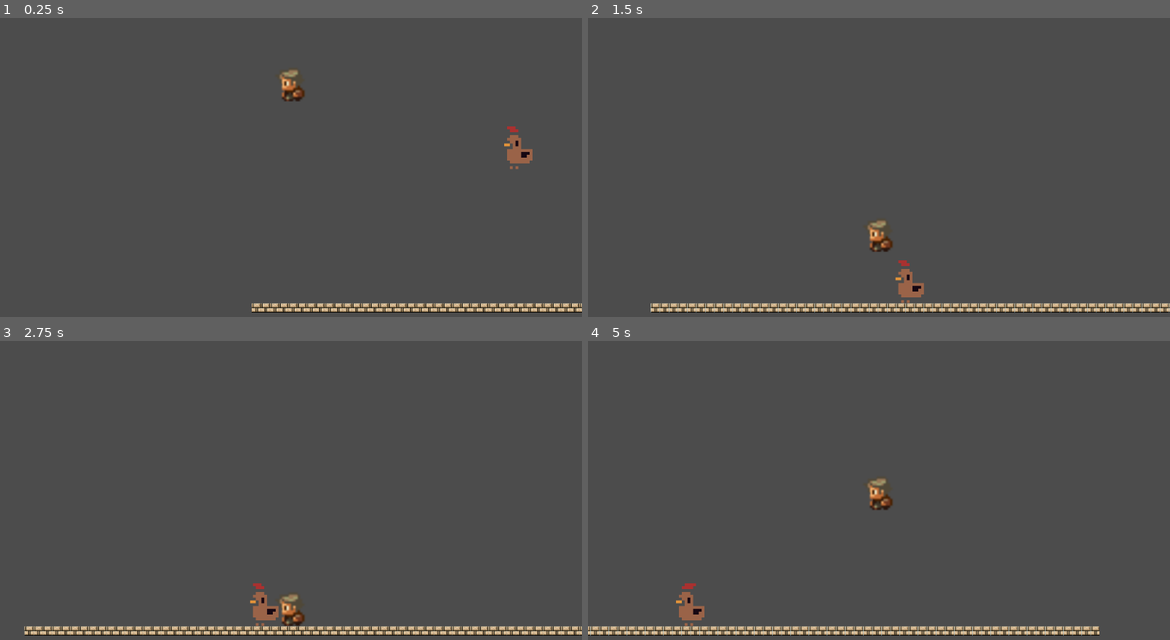
Above: before the commit, frames 1-4 (two rows, left to right).
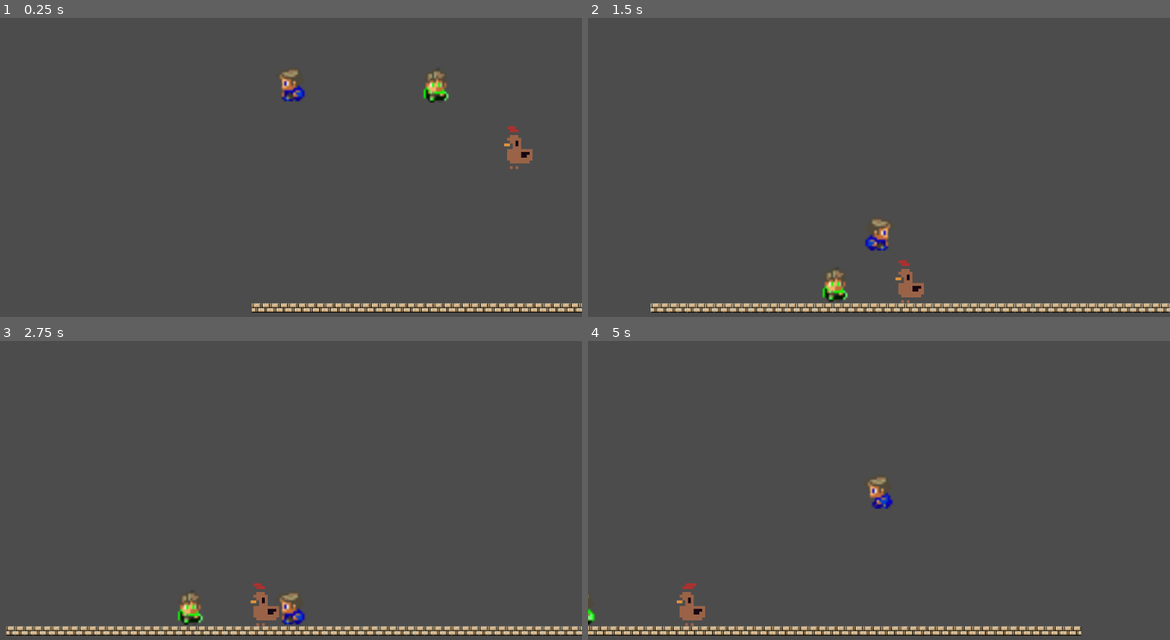
Above: after the commit, the same moments.

Repository: Draikon/TheLittleTechniker
Game: Godot game, scene res://Game.tscn
The game is run twice, just before and just after one commit, with the same random seed, the same clock (stepped at 60 frames per second) and the same inputs.
Inputs:
- Up to frame 1 (0.25 s): no input
- Up to frame 2 (1.5 s): hold Right (ui_right) from 0.53 s (still down); tap Space (ui_select) at 0.77 s
- Up to frame 3 (2.75 s): tap Space (ui_select) at 1.52 s; release Right (ui_right) at 2.03 s; hold Left (ui_left) from 2.03 s (still down)
- Up to frame 4 (5 s): release Left (ui_left) at 2.78 s; hold Right (ui_right) 2.78-4.28 s; tap Space (ui_select) at 3.02, 3.77, 4.52 s; hold Left (ui_left) from 4.28 s (still down)

The runs differ from the first frame. In frame 1, 0.5% of the frame differs, in the area x 48-78%, y 17-29%; in frame 2, 0.7%; in frame 3, 1.5%, in the area x 1-100%, y 81-99%; in frame 4, 1.3%.

Commit message:
blue technican and added BarmerBoy

Diff:
--- /dev/null
+++ b/BarmerBoy.gd
@@ -0,0 +1,41 @@
+extends KinematicBody2D
+
+var gravity = 500
+
+var velocity = Vector2()
+var direction = -1
+
+
+# Declare member variables here. Examples:
+# var a = 2
+# var b = "text"
+
+
+# Called when the node enters the scene tree for the first time.
+func _ready():
+	pass # Replace with function body.
+
+
+# Called every frame. 'delta' is the elapsed time since the previous frame.
+#func _process(delta):
+#	pass
+
+func _physics_process(delta):
+	velocity.y += gravity * delta
+	velocity.x = 0
+
+	if is_on_wall():
+		direction = direction * -1
+		$AnimatedSprite.flip_h = not $AnimatedSprite.flip_h
+
+	if $AnimatedSprite.animation == 'move' and is_on_floor():
+		velocity.x += direction * 2000 * delta
+
+	velocity = move_and_slide(velocity, Vector2(0, -1))
+
+
+func _on_BehaviorTimer_timeout():
+	if $AnimatedSprite.animation == 'idle':
+		$AnimatedSprite.animation = 'move'
+	elif $AnimatedSprite.animation == 'move':
+		$AnimatedSprite.animation = 'idle'
--- /dev/null
+++ b/BarmerBoy.tscn
@@ -0,0 +1,71 @@
+[gd_scene load_steps=11 format=2]
+
+[ext_resource path="res://BarmerBoy.gd" type="Script" id=1]
+[ext_resource path="res://barmerboy.png" type="Texture" id=2]
+
+[sub_resource type="AtlasTexture" id=9]
+flags = 4
+atlas = ExtResource( 2 )
+region = Rect2( 0, 32, 16, 16 )
+
+[sub_resource type="AtlasTexture" id=10]
+flags = 4
+atlas = ExtResource( 2 )
+region = Rect2( 16, 32, 16, 16 )
+
+[sub_resource type="AtlasTexture" id=11]
+flags = 4
+atlas = ExtResource( 2 )
+region = Rect2( 32, 32, 16, 16 )
+
+[sub_resource type="AtlasTexture" id=4]
+flags = 4
+atlas = ExtResource( 2 )
+region = Rect2( 0, 0, 16, 16 )
+
+[sub_resource type="AtlasTexture" id=5]
+flags = 4
+atlas = ExtResource( 2 )
+region = Rect2( 16, 0, 16, 16 )
+
+[sub_resource type="AtlasTexture" id=6]
+flags = 4
+atlas = ExtResource( 2 )
+region = Rect2( 32, 0, 16, 16 )
+
+[sub_resource type="SpriteFrames" id=7]
+animations = [ {
+"frames": [ SubResource( 9 ), SubResource( 10 ), SubResource( 11 ) ],
+"loop": true,
+"name": "idle",
+"speed": 5.0
+}, {
+"frames": [ SubResource( 4 ), SubResource( 5 ), SubResource( 6 ) ],
+"loop": true,
+"name": "move",
+"speed": 5.0
+} ]
+
+[sub_resource type="RectangleShape2D" id=8]
+extents = Vector2( 21, 28.5 )
+
+[node name="BarmerBoy" type="KinematicBody2D"]
+script = ExtResource( 1 )
+
+[node name="AnimatedSprite" type="AnimatedSprite" parent="."]
+position = Vector2( 324.25, 126.25 )
+scale = Vector2( 3.59375, 3.90625 )
+frames = SubResource( 7 )
+animation = "idle"
+frame = 2
+playing = true
+
+[node name="CollisionShape2D" type="CollisionShape2D" parent="."]
+position = Vector2( 328, 131 )
+shape = SubResource( 8 )
+
+[node name="BehaviorTimer" type="Timer" parent="."]
+wait_time = 3.0
+autostart = true
+
+[connection signal="timeout" from="BehaviorTimer" to="." method="_on_BehaviorTimer_timeout"]
--- a/Game.gd
+++ b/Game.gd
@@ -17,5 +17,6 @@
 	#if get_node("Player").
 
 func _on_Player_player_dies():
+	# todo: reset viewport
 	$Lost.visible = true
 	$Lost/AudioStreamPlayer.playing = true
--- a/Game.tscn
+++ b/Game.tscn
@@ -6,6 +6,7 @@
 [ext_resource path="res://Scenes/chicken/Chicken.tscn" type="PackedScene" id=4]
 [ext_resource path="res://GameOver.tscn" type="PackedScene" id=5]
 [ext_resource path="res://Game.gd" type="Script" id=6]
+[ext_resource path="res://BarmerBoy.tscn" type="PackedScene" id=7]
 
 [sub_resource type="RectangleShape2D" id=1]
 extents = Vector2( 572.5, 87.5 )
@@ -94,5 +95,7 @@
 position = Vector2( 69, 57 )
 z_index = 1
 
+[node name="BarmerBoy" parent="." instance=ExtResource( 7 )]
+
 [connection signal="body_entered" from="DeadZone" to="Player" method="_on_DeadZone_body_entered"]
 [connection signal="player_dies" from="Player" to="." method="_on_Player_player_dies"]
--- a/Player.gd
+++ b/Player.gd
@@ -1,4 +1,6 @@
 extends KinematicBody2D
+
+var facing = "idle" # or left or right
 
 var flower = preload("res://Flower.tscn");
 signal player_dies
@@ -8,6 +10,9 @@
 var gravity = 2500
 
 var velocity = Vector2()
+
+func _ready():
+	$AnimatedSprite.animation = "default"
 
 func get_input():
 	velocity.x = 0
@@ -20,8 +25,10 @@
 		velocity.y = jump_speed
 	if right:
 		velocity.x += run_speed
+		$AnimatedSprite.flip_h = true
 	if left:
 		velocity.x -= run_speed
+		$AnimatedSprite.flip_h = false
 	if shoot:
 		shoot()
 
--- a/Player.tscn
+++ b/Player.tscn
@@ -3,8 +3,8 @@
 [ext_resource path="res://Player.gd" type="Script" id=1]
 [ext_resource path="res://hero.png" type="Texture" id=2]
 
-[sub_resource type="RectangleShape2D" id=1]
-extents = Vector2( 22.5, 29.25 )
+[sub_resource type="CapsuleShape2D" id=6]
+radius = 21.5
 
 [sub_resource type="AtlasTexture" id=2]
 flags = 4
@@ -30,7 +30,7 @@
 } ]
 
 [node name="Player" type="KinematicBody2D"]
-position = Vector2( 543, 359 )
+position = Vector2( 535, 365 )
 collision_layer = 2
 script = ExtResource( 1 )
 __meta__ = {
@@ -39,8 +39,10 @@
 
 [node name="CollisionShape2D" type="CollisionShape2D" parent="."]
 position = Vector2( 1.5, 2.25 )
-shape = SubResource( 1 )
+shape = SubResource( 6 )
 
-[node name="Sprite" type="AnimatedSprite" parent="."]
+[node name="AnimatedSprite" type="AnimatedSprite" parent="."]
 scale = Vector2( 3.9375, 3.9375 )
 frames = SubResource( 5 )
+frame = 2
+playing = true
Not shown: 1 places in Game.tscn that only renumber resources
Binary file added: barmerboy.png
Not shown, added: barmerboy.png.import
Binary file added: daks.png
Not shown, changed: daks.png.import
Binary file changed: hero.png
Binary file removed: player.png
